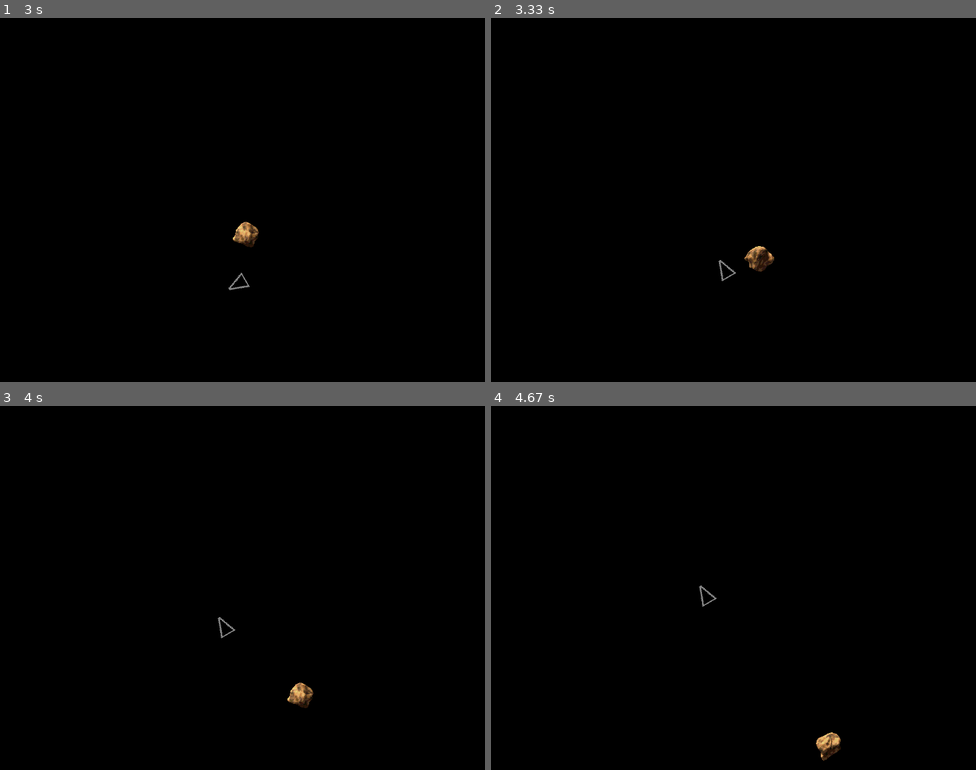
Above: before the commit, frames 1-4 (two rows, left to right).
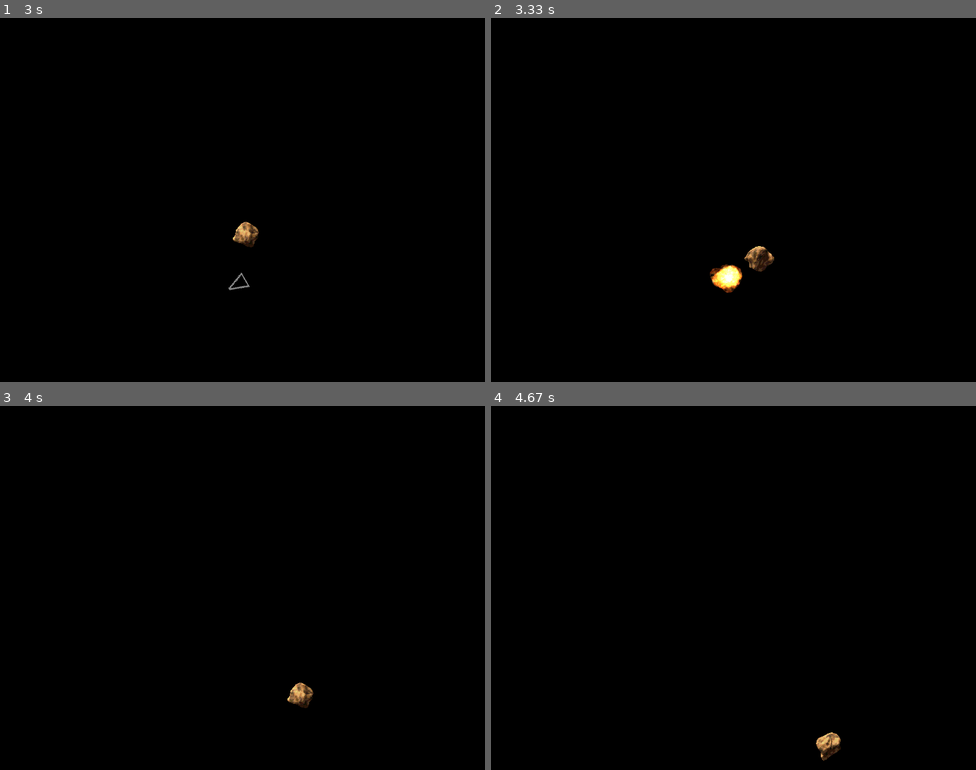
Above: after the commit, the same moments.

Repository: straylight77/arcade
Game: pygame game, started from sprite_test_2.py
The game is run twice, just before and just after one commit, with the same random seed, the same clock (stepped at 60 frames per second) and the same inputs.
Inputs:
- Up to frame 1 (3 s): hold Up 0.33-0.8 s; hold Right 0.83-1.47 s; hold Left 1.5-1.97 s; hold Right 2-2.47 s; hold Up 2.5-2.8 s; hold Right from 2.83 s (still down)
- Up to frame 2 (3.33 s): release Right at 3.3 s
- Up to frame 3 (4 s): no input
- Up to frame 4 (4.67 s): no input

Frame 1 is identical in both runs. In frame 2, 0.4% of the frame differs, in the area x 45-52%, y 66-76%; in frame 3, less than 0.1%; in frame 4, less than 0.1%.

Commit message:
Added ship-asteroid collision detection. Other cleanups.

Diff:
--- a/sprite_test_2.py
+++ b/sprite_test_2.py
@@ -97,8 +97,8 @@
     def is_done(self):
         return not self.repeat and self.index >= len(self.frames)-1
 
-    def update(self, frames = 1):
-        self.advance_frame(frames)
+    def update(self, *args):
+        self.advance_frame()
         self.image = self.frames[self.index]
         if self.is_done():
             self.kill()
@@ -115,7 +115,7 @@
         self.vel = vel
         self.angle = 0
 
-    def update(self):
+    def update(self, *args):
         self.pos[0] += self.vel[0]
         self.pos[1] += self.vel[1]
         self.check_boundry()
@@ -158,6 +158,7 @@
         AnimatedSprite.__init__(self)
         self.repeat = False
         self.rect.center = pos
+
 
 #---- class: Ship --------------------------------------------------------
 class Ship(pygame.sprite.Sprite, GameObject):
@@ -249,13 +250,10 @@
     Explosion.set_frames( sheet.get_sprites('explosion') )
     Ship.set_image( sheet.sprites['ship'] )
 
-    grp = pygame.sprite.RenderPlain()
-    grp.add( Asteroid([140, 0], [3, 4]))
-    #grp.add( Asteroid([MAX_X/2.0, MAX_Y/2.0]))
-    #grp.add(Explosion([MAX_X/2.0, MAX_Y/2.0]))
+    asteroids = pygame.sprite.RenderPlain()
+    asteroids.add( Asteroid([140, 0], [3, 4]))
     ship = Ship()
-    grp.add(ship)
-
+    allsprites = pygame.sprite.Group(ship)
 
     #main game loop
     while True:
@@ -265,11 +263,23 @@
         if commands['quit']:
             terminate()
 
-        grp.update(commands)
+        allsprites.update(commands)
+        asteroids.update(commands)
+
+        # detect collisions
+        #func = pygame.sprite.collide_cirle()
+        for a in pygame.sprite.spritecollide(ship, asteroids, False):
+            if ship.alive():
+                allsprites.add( Explosion(ship.pos) )
+                ship.kill()
+
+
+
 
         # draw main screen
         DISPLAY.fill(BGCOLOR)
-        grp.draw(DISPLAY)
+        allsprites.draw(DISPLAY)
+        asteroids.draw(DISPLAY)
 
         # advance game frame
         pygame.display.update()
